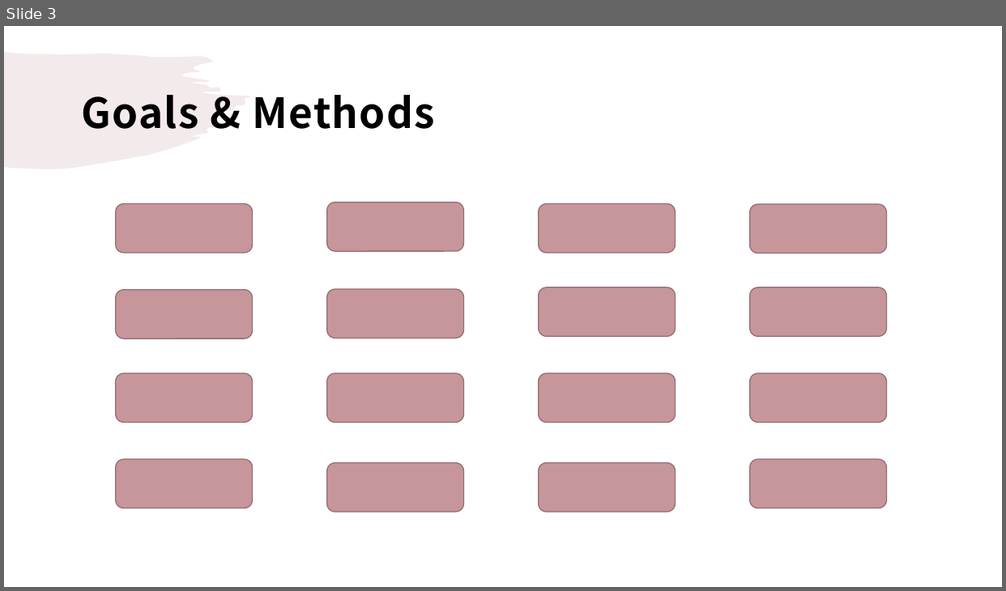
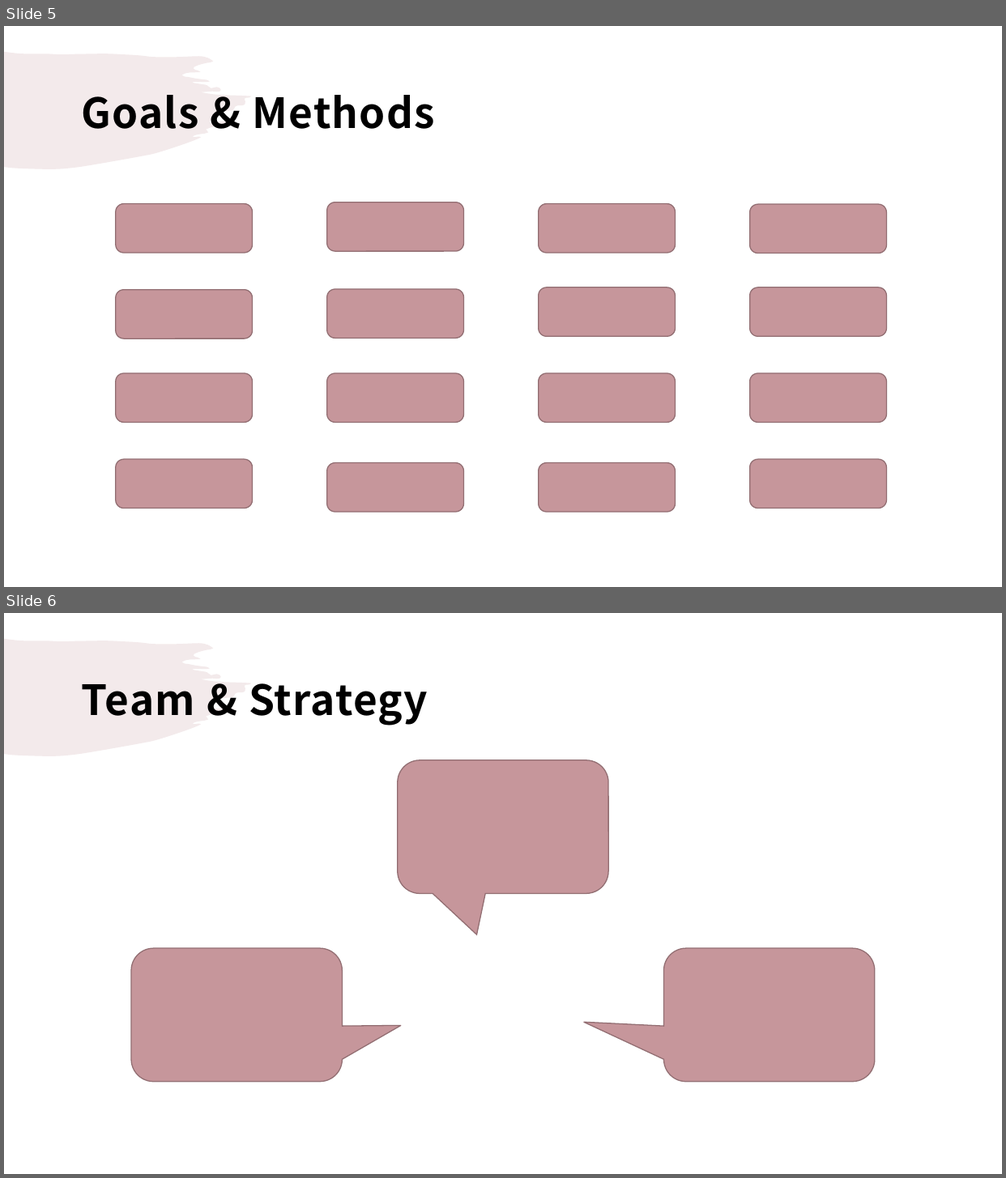
Before and after one commit to droongma/2021spring_41class_team13, a slide deck: 팀플제안서ppt.pptx. Shown one above the other, each under a label of ours: slide 3 before the commit, slides 5 and 6 after it. The pictures are 1006x591 and 1006x1178 pixels, drawn with LibreOffice and Linux fonts; fonts in the diff are those of the drawing. Boxes give left, top, right and bottom in pixels: in the first picture for what was removed or moved away, otherwise in the second. Text is boxed around its words. In the diff, an @@ line names an element or a change of style, - is before the commit and + after.

```diff
--- a/팀플제안서ppt.pptx
+++ b/팀플제안서ppt.pptx
@@ slide 6 added at (4, 613, 1002, 1174), background #FFFFFF; not listed: 1 template element that a slide beside it also shows @@
@@ title added at (82, 683, 428, 726), 40 pt, text #000000, bold @@
+Team & Strategy
@@ rounded speech box added at (398, 760, 609, 894), fill #C6969B, outline #926F73 1 pt @@
@@ rounded speech box added at (131, 948, 343, 1082), fill #C6969B, outline #926F73 1 pt @@
@@ rounded speech box added at (664, 948, 876, 1082), fill #C6969B, outline #926F73 1 pt @@
@@ what was slide 3 is now slide 5 @@
```
Also in this commit, not shown: 3 other slides added, 6 slides removed, 1 other file.
